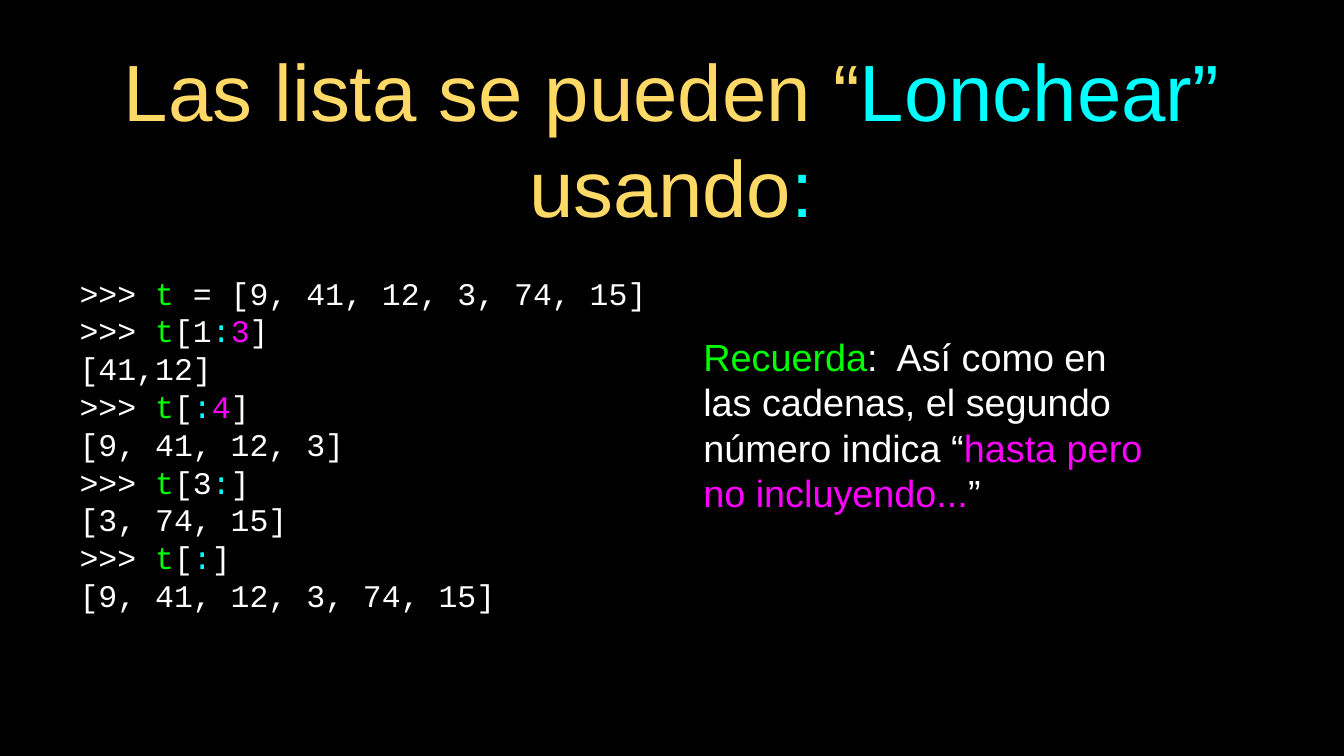
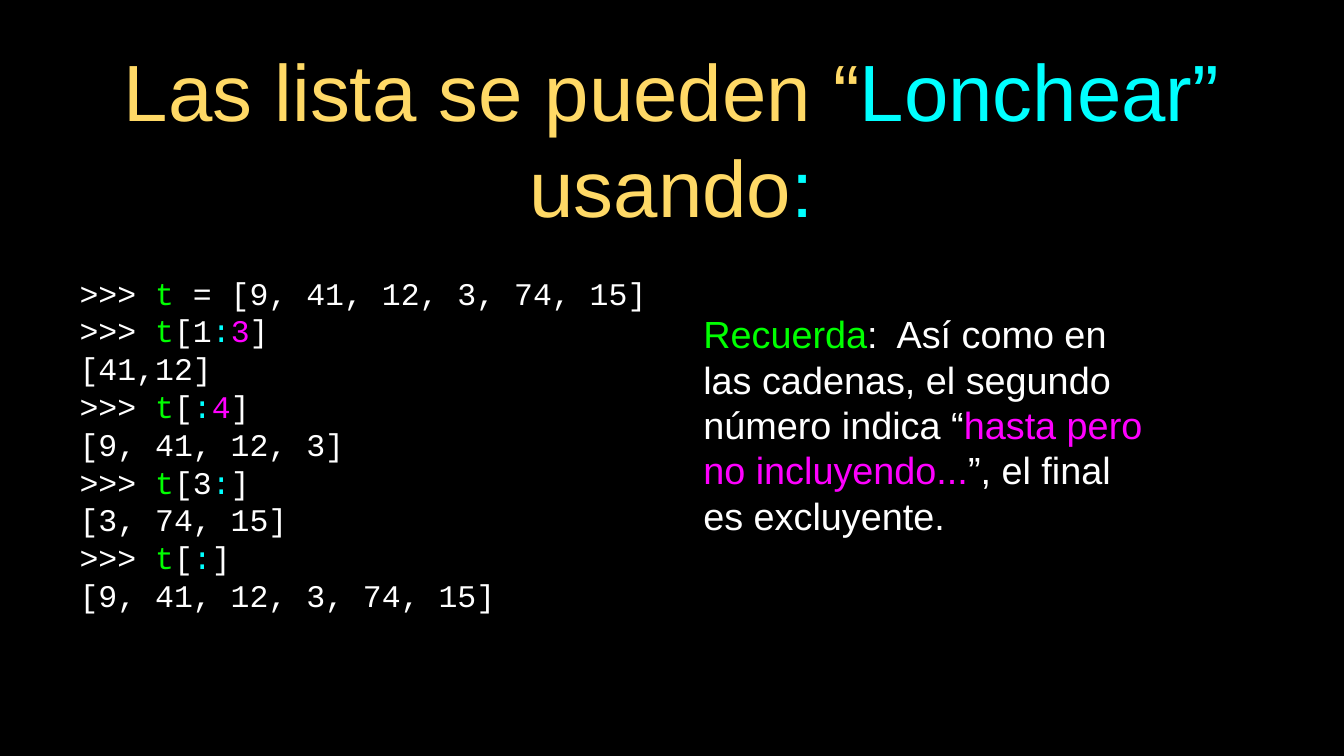
Before and after one commit to mentecatoDev/presentaciones, a slide deck: slide 14 of 08-Listas.odp. Drawn at 1344x756 pixels with LibreOffice and Linux fonts; fonts in the diff are those of the drawing. Boxes give left, top, right and bottom in pixels: in the first picture for what was removed or moved away, otherwise in the second. Text is boxed around its words. In the diff, an @@ line names an element or a change of style, - is before the commit and + after.

```diff
--- a/08-Listas.odp
+++ b/08-Listas.odp
@@ text at box(703, 320, 1143, 537): text changed @@
-Recuerda: Así como en las cadenas, el segundo número indica “hasta pero no incluyendo...”
+Recuerda: Así como en las cadenas, el segundo número indica “hasta pero no incluyendo...”, el final es excluyente.
```
Also in this commit, not shown: 4 other slides changed, 5 other files.
